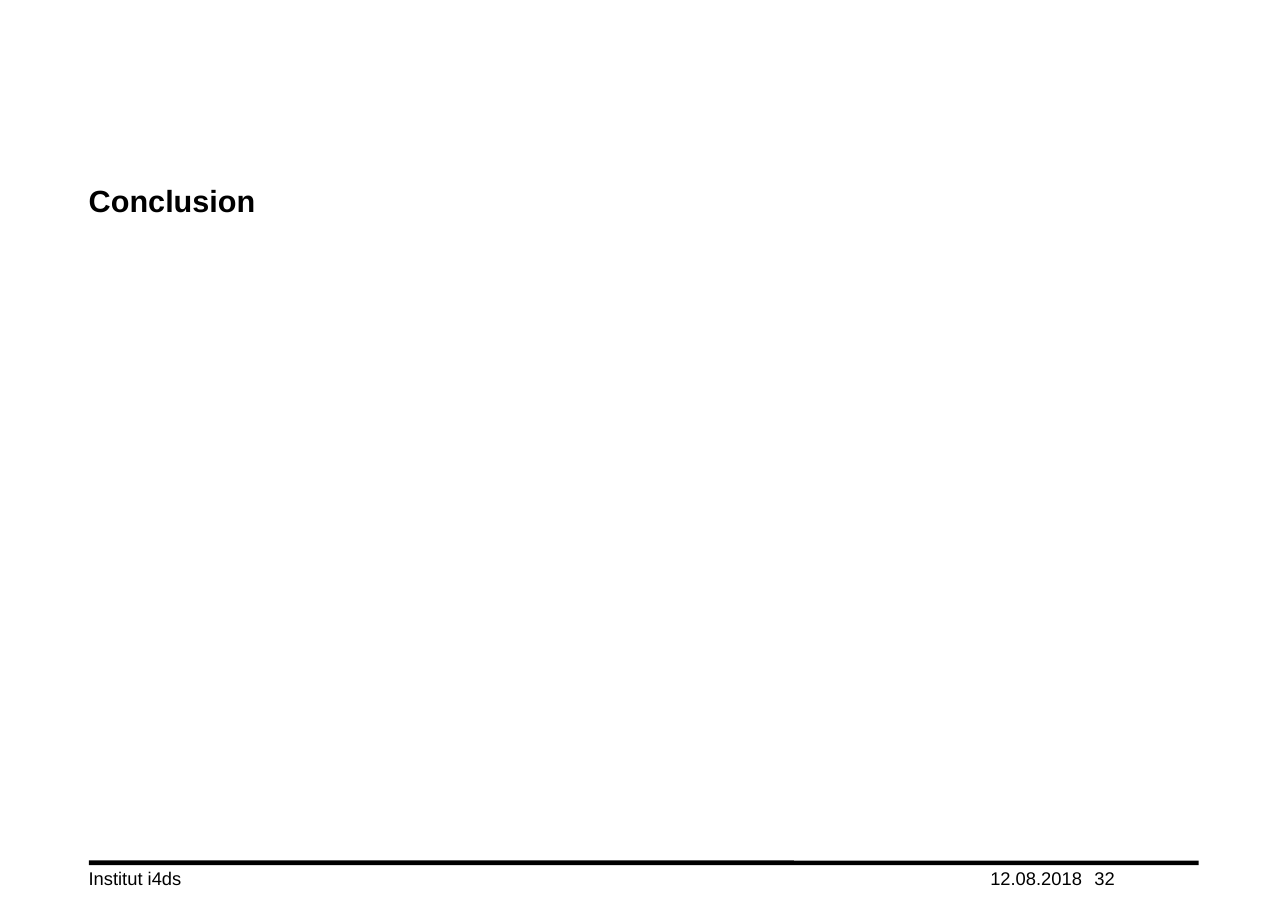
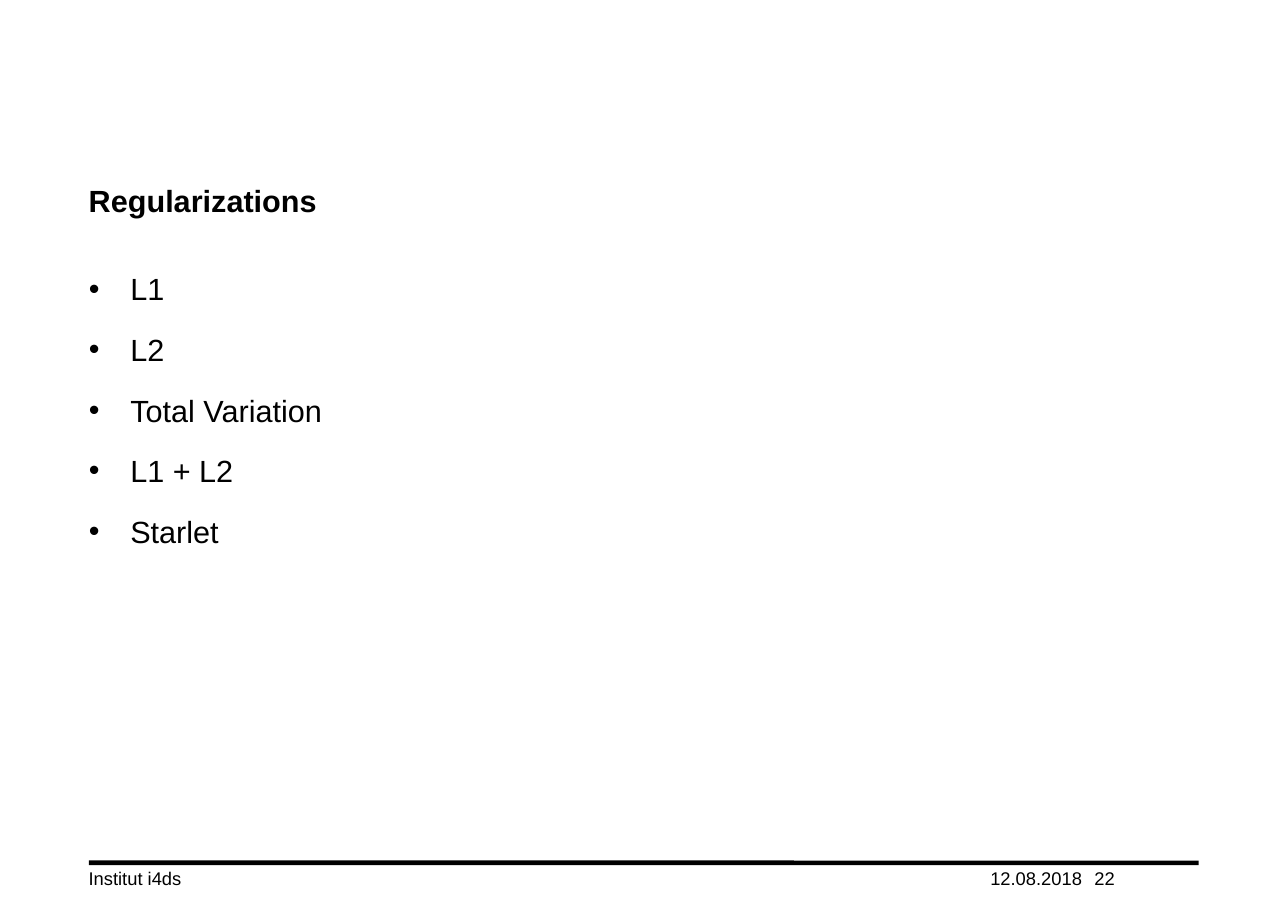
Before and after one commit to lord-blueberry/p7-doc, a slide deck: slide 22 of ppt/praes.pptx (slide 32 before the commit). Drawn at 1288x911 pixels with LibreOffice and Linux fonts; fonts in the diff are those of the drawing; background and template pictures are left out. Boxes give left, top, right and bottom in pixels: in the first picture for what was removed or moved away, otherwise in the second. Text is boxed around its words. In the diff, an @@ line names an element or a change of style, - is before the commit and + after.

```diff
--- a/ppt/praes.pptx
+++ b/ppt/praes.pptx
@@ title at box(89, 189, 317, 218): text changed @@
-Conclusion
+Regularizations
@@ text added at box(130, 279, 322, 544), 20 pt, text #000000 @@
+• L1
+• L2
+• Total Variation
+• L1 + L2
+• Starlet
@@ page number at box(1094, 872, 1114, 885): text changed @@
-32
+22
```
Also in this commit, not shown: 7 other slides changed, 3 slides removed.
